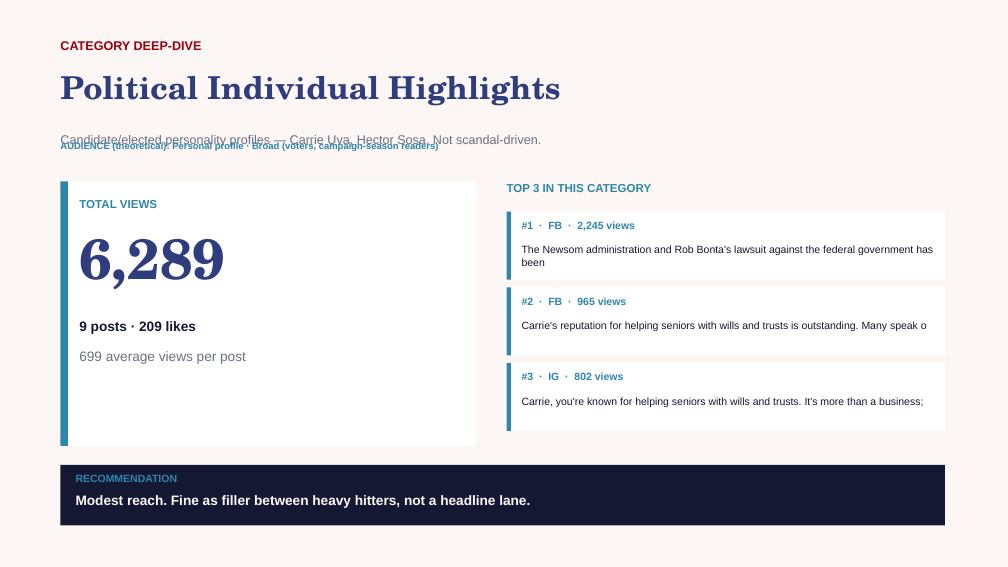
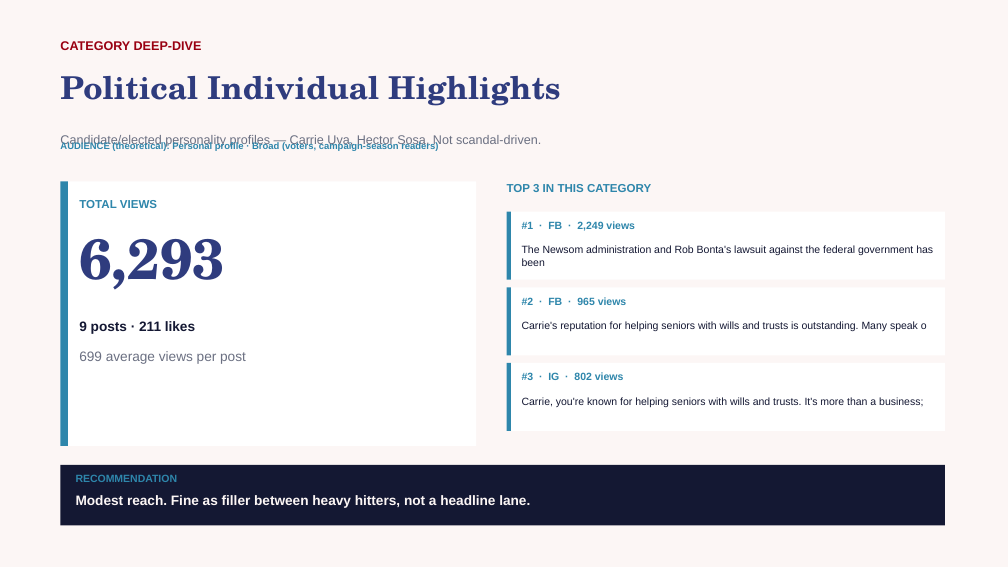
Before and after one commit to zvmmer/talking-downey-kpis, a slide deck: slide 16 of SPONSOR_CONTENT_REPORT.pptx. Drawn at 1008x567 pixels with LibreOffice and Linux fonts; fonts in the diff are those of the drawing. Boxes give left, top, right and bottom in pixels: in the first picture for what was removed or moved away, otherwise in the second. Text is boxed around its words. In the diff, an @@ line names an element or a change of style, - is before the commit and + after.

```diff
--- a/SPONSOR_CONTENT_REPORT.pptx
+++ b/SPONSOR_CONTENT_REPORT.pptx
@@ text at <box>79,239,225,290</box>: text changed @@
-6,289
+6,293
@@ text at <box>522,221,635,231</box>: text changed @@
-#1 · FB · 2,245 views
+#1 · FB · 2,249 views
@@ text at <box>79,321,195,334</box>: text changed @@
-9 posts · 209 likes
+9 posts · 211 likes
```
Also in this commit, not shown: 11 other slides changed, 5 other files.
